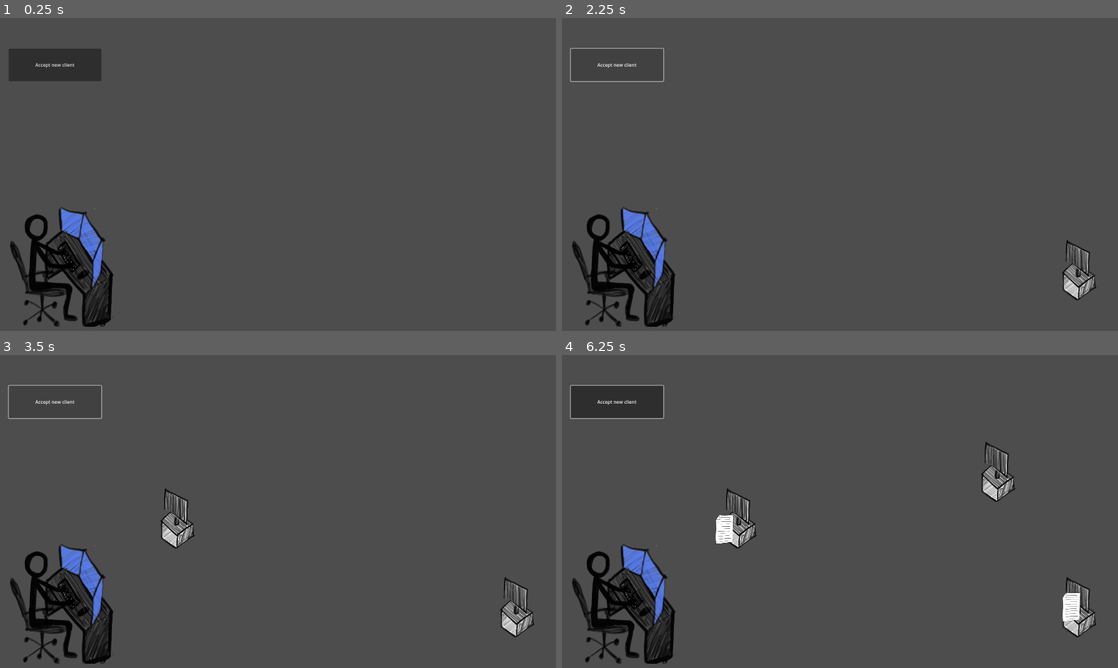
Above: before the commit, frames 1-4 (two rows, left to right).
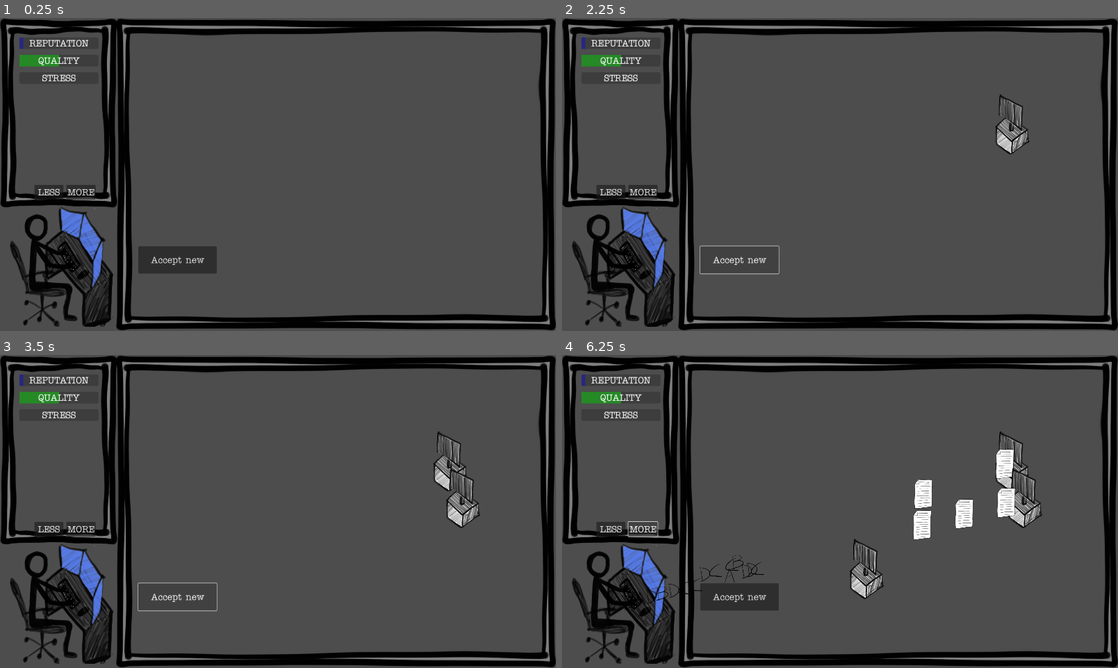
Above: after the commit, the same moments.

Repository: ildede/game-off-2025
Game: Godot game, scene res://main.tscn
The game is run twice, just before and just after one commit, with the same random seed, the same clock (stepped at 60 frames per second) and the same inputs.
Inputs (mouse positions are in pixels of both pictures, inside the frame that each line leads up to):
- Up to frame 1 (0.25 s): no input
- Up to frame 2 (2.25 s): click (645, 193) at 0.5 s, where only the run after the commit has a clickable "MORE"; click (612, 193) at 1.25 s, where only the run after the commit has a clickable "LESS"; click "Accept new client" (after the commit: "Accept new") at 2 s
- Up to frame 3 (3.5 s): click "Accept new client" (after the commit: "Accept new") at 2.75 s
- Up to frame 4 (6.25 s): click (645, 530) at 3.5 s, where only the run after the commit has a clickable "MORE"; click (612, 530) at 4.25 s, where only the run after the commit has a clickable "LESS"; click "Accept new client" (after the commit: "Accept new") at 5 s; click (645, 530) at 5.75 s, where only the run after the commit has a clickable "MORE"

The runs differ from the first frame. In frame 1, 17% of the frame differs, in the area x 0-100%, y 0-100%; in frame 2, 17%; in frame 3, 18%; in frame 4, 22%.

Commit message:
Add basic UI and game loop

Diff:
--- a/client/client.gd
+++ b/client/client.gd
@@ -1,24 +1,26 @@
 extends Node2D
 
-@export var task_scene: PackedScene
-
-signal new_task(task: PackedScene)
+const task_scene = preload("res://task/task.tscn")
 
 var client_id = 0;
 var path_to_translator: Path2D
 var translator: Node2D
 
-func _ready() -> void:
+func initialize(my_position: Vector2, translator_position: Vector2):
+	self.position = my_position
 	client_id = randi()
 	var curve = Curve2D.new()
 	curve.add_point($Sprite.position)
-	curve.add_point(translator.global_position - $Sprite.global_position)
+	curve.add_point(translator_position - my_position)
 	var path = Path2D.new()
 	path.curve = curve
 	path_to_translator = path
 	add_child(path_to_translator)
 
+func _ready() -> void:
+	print("Client ready")
+
 func _on_timer_timeout() -> void:
 	var task = task_scene.instantiate()
 	path_to_translator.add_child(task)
-	new_task.emit(task)
+	GlobalSignal.client_send_task.emit(task)
--- a/client/client.tscn
+++ b/client/client.tscn
@@ -1,13 +1,11 @@
-[gd_scene load_steps=5 format=3 uid="uid://dcumfskefaxom"]
+[gd_scene load_steps=4 format=3 uid="uid://dcumfskefaxom"]
 
 [ext_resource type="Texture2D" uid="uid://ddfg25t1i5gqu" path="res://client/client.png" id="1_6t3qf"]
 [ext_resource type="Script" uid="uid://ce7obqaor6lhc" path="res://client/client.gd" id="1_gdxsl"]
-[ext_resource type="PackedScene" uid="uid://covv3g8q43ifu" path="res://task/task.tscn" id="2_mgmel"]
 [ext_resource type="Script" uid="uid://bgf4komxmw4cx" path="res://client/timer.gd" id="4_7kp2r"]
 
 [node name="Client" type="Node2D"]
 script = ExtResource("1_gdxsl")
-task_scene = ExtResource("2_mgmel")
 
 [node name="Sprite" type="Sprite2D" parent="."]
 scale = Vector2(0.1, 0.1)
--- a/client/timer.gd
+++ b/client/timer.gd
@@ -3,4 +3,4 @@
 
 # Called when the node enters the scene tree for the first time.
 func _ready() -> void:
-	wait_time = randi_range(1, 10)
+	wait_time = randi_range(1, 2)
--- /dev/null
+++ b/gameoff.tres
@@ -0,0 +1,16 @@
+[gd_resource type="Theme" load_steps=4 format=3 uid="uid://cym7llujgpfif"]
+
+[ext_resource type="FontFile" uid="uid://tv25g4qciafk" path="res://asset/TYPEWR__.TTF" id="1_8gbjr"]
+[ext_resource type="Texture2D" uid="uid://bs86lbkmt0uju" path="res://asset/Rect.png" id="1_g8dqy"]
+
+[sub_resource type="StyleBoxTexture" id="StyleBoxTexture_g8dqy"]
+texture = ExtResource("1_g8dqy")
+texture_margin_left = 57.0
+texture_margin_top = 57.0
+texture_margin_right = 57.0
+texture_margin_bottom = 57.0
+
+[resource]
+default_font = ExtResource("1_8gbjr")
+default_font_size = 32
+PanelContainer/styles/panel = SubResource("StyleBoxTexture_g8dqy")
--- /dev/null
+++ b/global_signal/global_signal.gd
@@ -0,0 +1,11 @@
+extends Node
+
+signal client_send_task
+signal letter_hit_task
+signal update_reputation
+signal update_stress
+signal update_quality
+
+# Called when the node enters the scene tree for the first time.
+func _ready() -> void:
+	print("global_receiver ready")
--- /dev/null
+++ b/info_panel.gd
@@ -0,0 +1,20 @@
+extends PanelContainer
+
+# Called when the node enters the scene tree for the first time.
+func _ready() -> void:
+	$MarginContainer/GridContainer/StressLabel/StressBar.value = 0
+	$MarginContainer/GridContainer/QualityLabel/QualityBar.value = 50
+	$MarginContainer/GridContainer/ReputationLabel/ReputationBar.value = 5
+	GlobalSignal.update_reputation.connect(reputation_change)
+	GlobalSignal.update_stress.connect(stress_change)
+	GlobalSignal.update_quality.connect(quality_change)
+
+func reputation_change(value):
+	print("[InfoPanel] reputation change")
+	$MarginContainer/GridContainer/ReputationLabel/ReputationBar.value += value
+
+func stress_change(value):
+	$MarginContainer/GridContainer/StressLabel/StressBar.value += value
+
+func quality_change(value):
+	$MarginContainer/GridContainer/QualityLabel/QualityBar.value += value
--- a/letters/letter.gd
+++ b/letters/letter.gd
@@ -3,8 +3,6 @@
 var speed = 200
 var possible_letters = ["A","B","C","D"]
 var target: PathFollow2D
-
-signal task_colpito
 
 func _ready() -> void:
 	var imported_resource = load("res://letters/{0}.png".format([possible_letters.pick_random()]))
@@ -16,12 +14,6 @@
 	else:
 		queue_free()
 
-#func _on_area_entered(area: Area2D) -> void:
-	#print("letter _on_area_entered with: ", area)
-	#hide()
-	#task_colpito.emit(area)
-
 func _on_body_entered(body: Node2D) -> void:
-	print("letter _on_body_entered with: ", body)
-	queue_free()
-	task_colpito.emit(body)
+	if "task_id" in body:
+		GlobalSignal.letter_hit_task.emit(self, body)
--- a/main.gd
+++ b/main.gd
@@ -1,6 +1,6 @@
 extends Node2D
 
-@export var client_scene: PackedScene
+const client_scene = preload("res://client/client.tscn")
 
 func _ready() -> void:
 	pass
@@ -10,10 +10,10 @@
 
 func add_new_client() -> void:
 	var client = client_scene.instantiate()
-	client.translator = $Translator
 	var screen = get_visible_screen()
-	client.position = Vector2(randi_range(400, screen[0]-100), randi_range(100, screen[1]-100))
-	client.new_task.connect($Translator.new_task_arrived)
+	var client_position = Vector2(randi_range(500, screen[0]-110), randi_range(140, screen[1]-160))
+	var translator_position = $Translator.global_position
+	client.initialize(client_position, translator_position)
 	add_child(client)
 
 func get_visible_screen() -> Vector2:
--- a/main.tscn
+++ b/main.tscn
@@ -1,19 +1,124 @@
-[gd_scene load_steps=4 format=3 uid="uid://b8cdvr2tr0y4c"]
+[gd_scene load_steps=7 format=3 uid="uid://b8cdvr2tr0y4c"]
 
 [ext_resource type="Script" uid="uid://b1mqk1kknrr1k" path="res://main.gd" id="1_ig7tw"]
-[ext_resource type="PackedScene" uid="uid://dcumfskefaxom" path="res://client/client.tscn" id="2_0xm2m"]
+[ext_resource type="Script" uid="uid://b5d226ud6fjao" path="res://info_panel.gd" id="3_1bvp3"]
 [ext_resource type="PackedScene" uid="uid://dibf4fgjie87y" path="res://translator/translator.tscn" id="3_h2yge"]
+
+[sub_resource type="StyleBoxFlat" id="StyleBoxFlat_272bh"]
+bg_color = Color(0, 0, 1, 0.3529412)
+
+[sub_resource type="StyleBoxFlat" id="StyleBoxFlat_7mycd"]
+bg_color = Color(0, 1, 0, 0.39215687)
+
+[sub_resource type="StyleBoxFlat" id="StyleBoxFlat_lquwl"]
+bg_color = Color(1, 0, 0, 0.3529412)
 
 [node name="Main" type="Node2D"]
 script = ExtResource("1_ig7tw")
-client_scene = ExtResource("2_0xm2m")
+
+[node name="InfoPanel" type="PanelContainer" parent="."]
+offset_right = 407.0
+offset_bottom = 655.0
+size_flags_horizontal = 3
+size_flags_vertical = 3
+script = ExtResource("3_1bvp3")
+
+[node name="MarginContainer" type="MarginContainer" parent="InfoPanel"]
+layout_mode = 2
+theme_override_constants/margin_left = 10
+theme_override_constants/margin_top = 10
+theme_override_constants/margin_right = 10
+theme_override_constants/margin_bottom = 10
+
+[node name="GridContainer" type="GridContainer" parent="InfoPanel/MarginContainer"]
+layout_mode = 2
+theme_override_constants/v_separation = 20
+
+[node name="ReputationLabel" type="Label" parent="InfoPanel/MarginContainer/GridContainer"]
+custom_minimum_size = Vector2(0, 40)
+layout_mode = 2
+size_flags_horizontal = 3
+text = "Reputation"
+horizontal_alignment = 1
+vertical_alignment = 1
+uppercase = true
+
+[node name="ReputationBar" type="ProgressBar" parent="InfoPanel/MarginContainer/GridContainer/ReputationLabel"]
+show_behind_parent = true
+layout_mode = 1
+anchors_preset = 15
+anchor_right = 1.0
+anchor_bottom = 1.0
+grow_horizontal = 2
+grow_vertical = 2
+size_flags_horizontal = 3
+size_flags_vertical = 1
+theme_override_styles/fill = SubResource("StyleBoxFlat_272bh")
+step = 0.1
+value = 45.0
+show_percentage = false
+
+[node name="QualityLabel" type="Label" parent="InfoPanel/MarginContainer/GridContainer"]
+custom_minimum_size = Vector2(0, 40)
+layout_mode = 2
+size_flags_horizontal = 3
+text = "Quality"
+horizontal_alignment = 1
+vertical_alignment = 1
+uppercase = true
+
+[node name="QualityBar" type="ProgressBar" parent="InfoPanel/MarginContainer/GridContainer/QualityLabel"]
+show_behind_parent = true
+custom_minimum_size = Vector2(0, 40)
+layout_mode = 1
+anchors_preset = 15
+anchor_right = 1.0
+anchor_bottom = 1.0
+grow_horizontal = 2
+grow_vertical = 2
+size_flags_horizontal = 3
+size_flags_vertical = 1
+theme_override_styles/fill = SubResource("StyleBoxFlat_7mycd")
+step = 0.1
+value = 30.0
+show_percentage = false
+
+[node name="StressLabel" type="Label" parent="InfoPanel/MarginContainer/GridContainer"]
+custom_minimum_size = Vector2(0, 40)
+layout_mode = 2
+size_flags_horizontal = 3
+size_flags_vertical = 1
+text = "Stress"
+horizontal_alignment = 1
+vertical_alignment = 1
+uppercase = true
+
+[node name="StressBar" type="ProgressBar" parent="InfoPanel/MarginContainer/GridContainer/StressLabel"]
+show_behind_parent = true
+layout_mode = 1
+anchors_preset = 15
+anchor_right = 1.0
+anchor_bottom = 1.0
+grow_horizontal = 2
+grow_vertical = 2
+size_flags_horizontal = 3
+size_flags_vertical = 1
+theme_override_styles/fill = SubResource("StyleBoxFlat_lquwl")
+step = 0.1
+value = 50.0
+show_percentage = false
+
+[node name="WorldPanel" type="PanelContainer" parent="."]
+offset_left = 400.0
+offset_right = 1922.0
+offset_bottom = 1079.0
 
 [node name="Button" type="Button" parent="."]
-offset_left = 30.0
-offset_top = 106.0
-offset_right = 350.0
-offset_bottom = 218.0
-text = "Accept new client"
+offset_left = 478.0
+offset_top = 788.0
+offset_right = 748.0
+offset_bottom = 882.0
+text = "Accept new"
 
 [node name="Translator" parent="." instance=ExtResource("3_h2yge")]
 position = Vector2(224, 856)
--- a/project.godot
+++ b/project.godot
@@ -15,8 +15,16 @@
 config/features=PackedStringArray("4.5", "Forward Plus")
 config/icon="res://icon.svg"
 
+[autoload]
+
+GlobalSignal="*res://global_signal/global_signal.gd"
+
 [display]
 
 window/size/viewport_width=1920
 window/size/viewport_height=1080
 window/stretch/mode="viewport"
+
+[gui]
+
+theme/custom="uid://cym7llujgpfif"
--- a/task/task.gd
+++ b/task/task.gd
@@ -8,9 +8,3 @@
 func move(delta):
 	set_progress(get_progress() + speed * delta)
 	rotation = 0
-
-#func _on_character_body_2d_area_entered(area: Area2D) -> void:
-	#print("task _on_character_body_2d_area_entered with: ", area)
-#
-#func _on_character_body_2d_body_entered(body: Node2D) -> void:
-	#print("task _on_character_body_2d_body_entered with: ", body)
--- a/translator/translator.gd
+++ b/translator/translator.gd
@@ -3,6 +3,10 @@
 @export var letters: PackedScene
 
 var tasks: Array
+
+func _ready() -> void:
+	GlobalSignal.client_send_task.connect(new_task_arrived)
+	GlobalSignal.letter_hit_task.connect(task_hit)
 
 func _on_timer_timeout() -> void:
 	if tasks.size() != 0:
@@ -12,18 +16,36 @@
 	tasks.append(item)
 
 func fire() -> void:
-	print("Task in lista: {0}, scrivo!".format([tasks.size()]))
 	var l = letters.instantiate()
 	l.position = $Translator.position
-	l.target = tasks[0]
-	l.task_colpito.connect(task_colpito)
+	l.target = tasks.pick_random()
 	add_child(l)
 
-func task_colpito(task) -> void:
-	print("Il task colpito: ", task)
-	print(task.task_id)
-	var found = tasks.find_custom(func has_task_id(t):
+func task_hit(letter, task) -> void:
+	print("[Translator] task hit")
+	print(letter)
+	GlobalSignal.update_reputation.emit(0.5)
+	GlobalSignal.update_stress.emit(-2)
+
+	var found_index = tasks.find_custom(func has_task_id(t):
 		return t.get_node("CharacterBody2D").task_id == task.task_id)
-	if found >= 0:
-		var preso = tasks.pop_at(found)
-		preso.queue_free()
+	if found_index >= 0:
+		var task_found = tasks.pop_at(found_index)
+		task_found.queue_free()
+
+func _on_more_pressed() -> void:
+	$WPM.wait_time -= 0.1
+
+func _on_less_pressed() -> void:
+	$WPM.wait_time += 0.1
+
+func _on_static_body_2d_body_entered(body: Node2D) -> void:
+	if "task_id" in body:
+		print("colpito da task_id", body.task_id)
+		GlobalSignal.update_reputation.emit(-0.5)
+		GlobalSignal.update_stress.emit(2)
+		var found_index = tasks.find_custom(func has_task_id(t):
+			return t.get_node("CharacterBody2D").task_id == body.task_id)
+		if found_index >= 0:
+			var task_found = tasks.pop_at(found_index)
+			task_found.queue_free()
--- a/translator/translator.tscn
+++ b/translator/translator.tscn
@@ -1,8 +1,11 @@
-[gd_scene load_steps=4 format=3 uid="uid://dibf4fgjie87y"]
+[gd_scene load_steps=5 format=3 uid="uid://dibf4fgjie87y"]
 
 [ext_resource type="Script" uid="uid://cbc0hxujnugk5" path="res://translator/translator.gd" id="1_ljyet"]
 [ext_resource type="Texture2D" uid="uid://dmlao86bajfj2" path="res://translator/Translator.png" id="1_w51wl"]
 [ext_resource type="PackedScene" uid="uid://darjd76ufnyvc" path="res://letters/letter.tscn" id="2_jqv1b"]
+
+[sub_resource type="CircleShape2D" id="CircleShape2D_ljyet"]
+radius = 550.02277
 
 [node name="Translator" type="Node2D"]
 script = ExtResource("1_ljyet")
@@ -12,8 +15,31 @@
 scale = Vector2(0.2, 0.2)
 texture = ExtResource("1_w51wl")
 
+[node name="StaticBody2D" type="Area2D" parent="Translator"]
+
+[node name="CollisionShape2D" type="CollisionShape2D" parent="Translator/StaticBody2D"]
+scale = Vector2(0.99999994, 0.99999994)
+shape = SubResource("CircleShape2D_ljyet")
+
 [node name="WPM" type="Timer" parent="."]
 wait_time = 0.2
 autostart = true
 
+[node name="more" type="Button" parent="."]
+offset_left = 5.0
+offset_top = -280.0
+offset_right = 105.0
+offset_bottom = -230.0
+text = "MORE"
+
+[node name="less" type="Button" parent="."]
+offset_left = -105.0
+offset_top = -280.0
+offset_right = -5.0
+offset_bottom = -230.0
+text = "LESS"
+
+[connection signal="body_entered" from="Translator/StaticBody2D" to="." method="_on_static_body_2d_body_entered"]
 [connection signal="timeout" from="WPM" to="." method="_on_timer_timeout"]
+[connection signal="pressed" from="more" to="." method="_on_more_pressed"]
+[connection signal="pressed" from="less" to="." method="_on_less_pressed"]
Binary file added: asset/Rect.png
Not shown, added: asset/Rect.png.import
Binary file added: asset/TYPEWR__.TTF
Not shown, added: asset/TYPEWR__.TTF.import
Not shown, added: global_signal/global_signal.gd.uid
Not shown, added: info_panel.gd.uid
